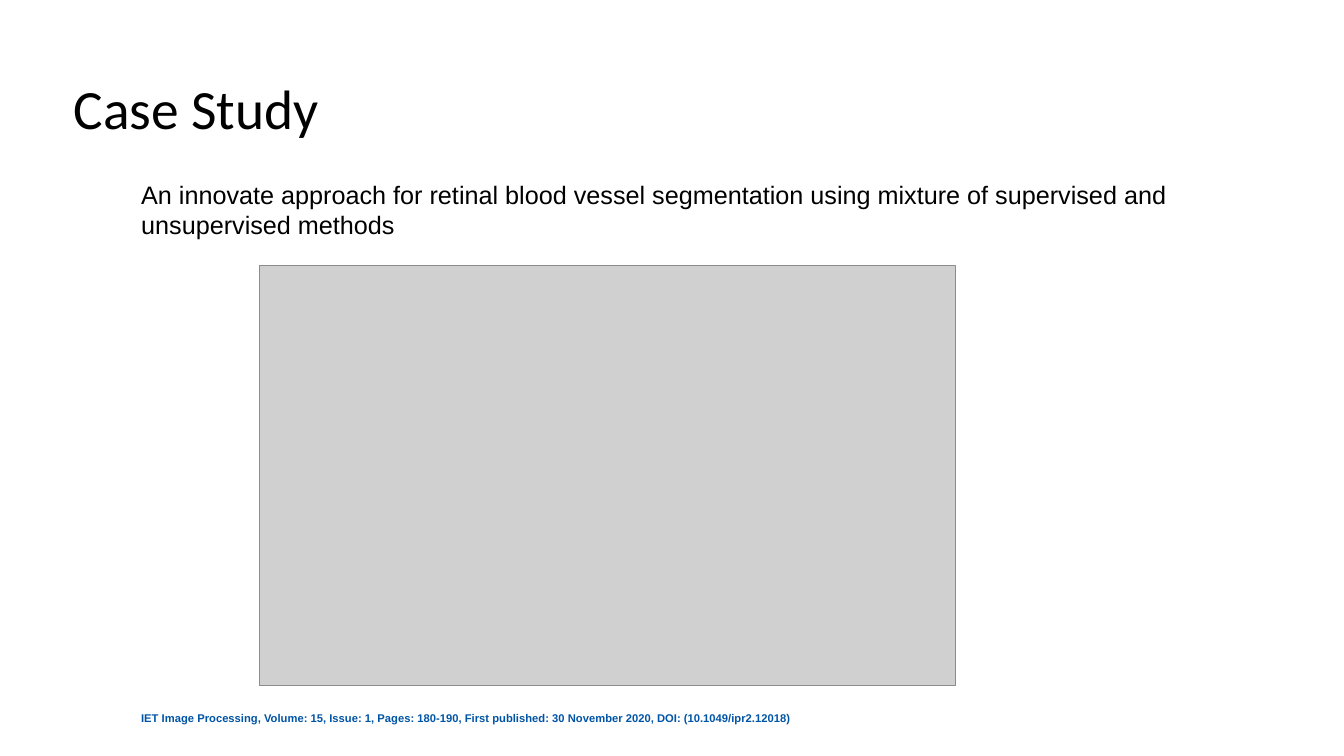
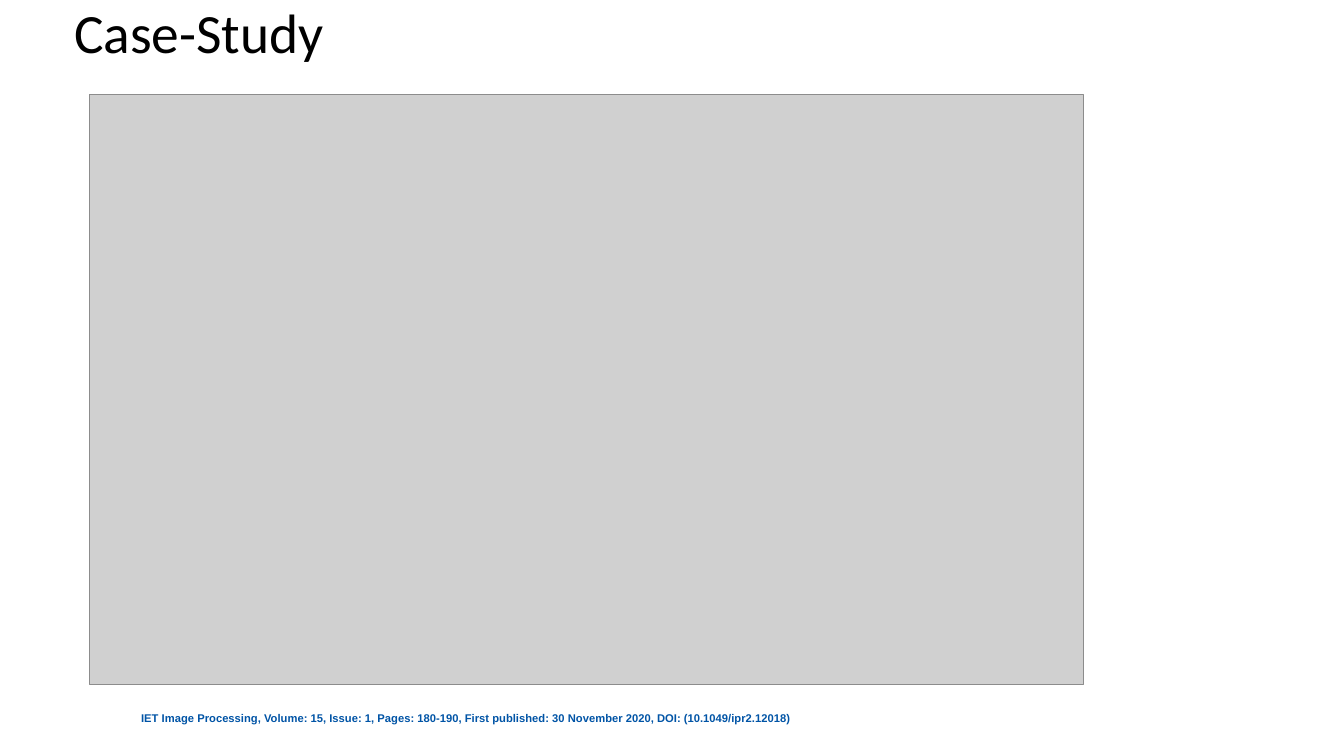
Before and after one commit to SannioAnalytics/Online-Materials, a slide deck: slide 22 of 18. Random Forests.pptx. Drawn at 1344x756 pixels with LibreOffice and Linux fonts; fonts in the diff are those of the drawing; grey boxes stand for pictures. Boxes give left, top, right and bottom in pixels: in the first picture for what was removed or moved away, otherwise in the second. Text is boxed around its words. In the diff, an @@ line names an element or a change of style, - is before the commit and + after.

```diff
--- a/18. Random Forests.pptx
+++ b/18. Random Forests.pptx
@@ title at bbox=[74, 14, 324, 62]: text changed @@
-Case Study
+Case-Study
@@ picture: place and size @@
-picture at bbox=[259, 266, 956, 687]
+picture at bbox=[90, 95, 1084, 685]
@@ text removed at bbox=[141, 185, 1166, 239] @@
-An innovate approach for retinal blood vessel segmentation using mixture of supervised and unsupervised methods
```
Also in this commit, not shown: 21 other slides changed, 1 other file.
